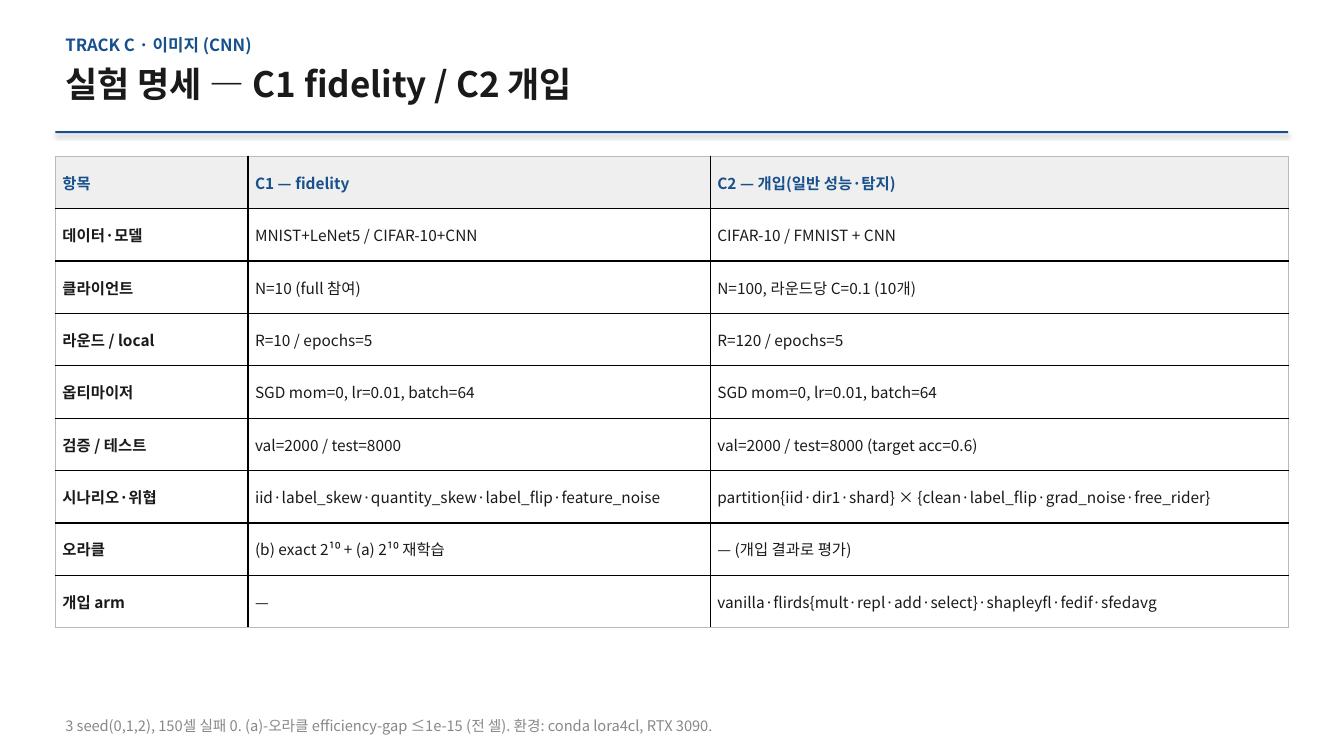
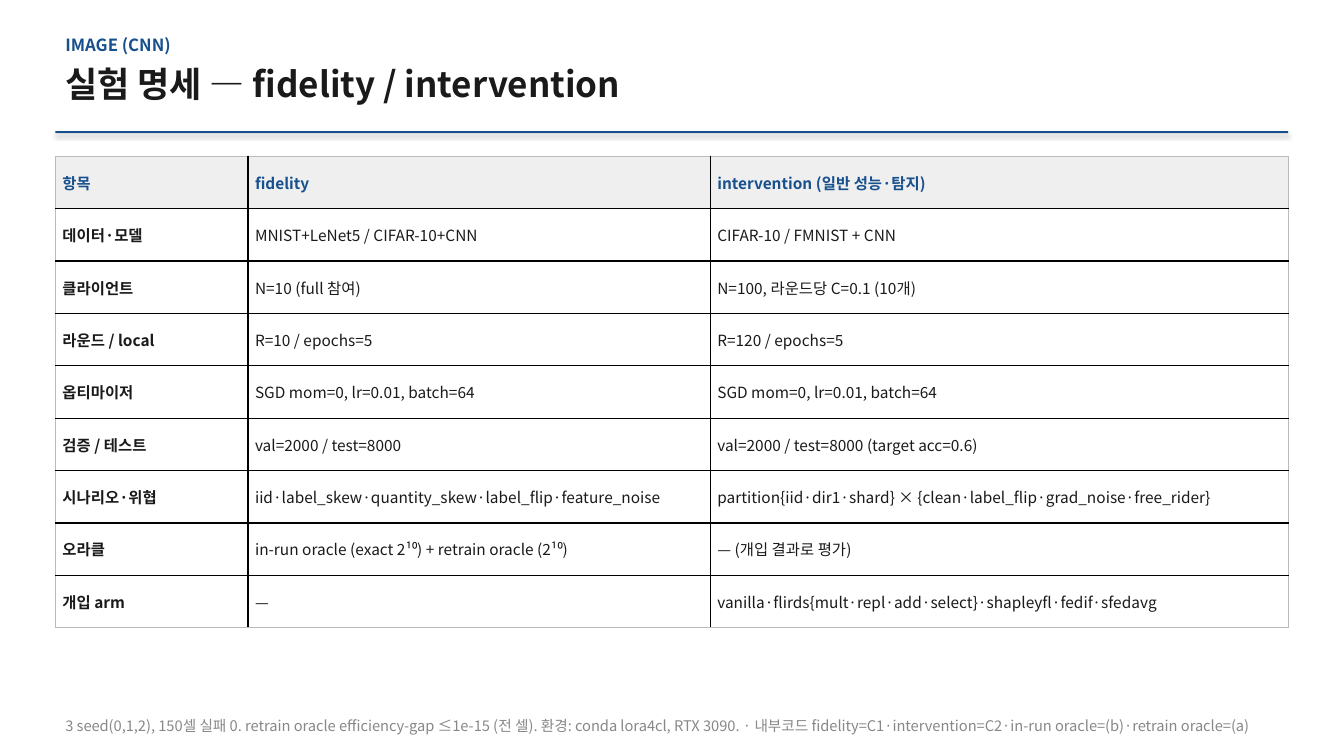
Before and after one commit to YongheeChoi/flirds, a slide deck: slide 5 of research-wiki/presentations/2026-06-results-report/flirds-results-2026-06.pptx. Drawn at 1344x756 pixels with LibreOffice and Linux fonts; fonts in the diff are those of the drawing. Boxes give left, top, right and bottom in pixels: in the first picture for what was removed or moved away, otherwise in the second. Text is boxed around its words. In the diff, an @@ line names an element or a change of style, - is before the commit and + after.

```diff
--- a/research-wiki/presentations/2026-06-results-report/flirds-results-2026-06.pptx
+++ b/research-wiki/presentations/2026-06-results-report/flirds-results-2026-06.pptx
@@ text at [65,37,171,55]: text changed @@
-TRACK C · 이미지 (CNN)
+IMAGE (CNN)
@@ text at [65,67,620,105]: text changed @@
-실험 명세 — C1 fidelity / C2 개입
+실험 명세 — fidelity / intervention
@@ table at [55,156,1289,628] @@
-row 1, column 2: C1 — fidelity
+row 1, column 2: fidelity
-row 1, column 3: C2 — 개입(일반 성능·탐지)
+row 1, column 3: intervention (일반 성능·탐지)
-row 8, column 2: (b) exact 2¹⁰ + (a) 2¹⁰ 재학습
+row 8, column 2: in-run oracle (exact 2¹⁰) + retrain oracle (2¹⁰)
@@ text at [65,719,1249,735]: text changed @@
-3 seed(0,1,2), 150셀 실패 0. (a)-오라클 efficiency-gap ≤1e-15 (전 셀). 환경: conda lora4cl, RTX 3090.
+3 seed(0,1,2), 150셀 실패 0. retrain oracle efficiency-gap ≤1e-15 (전 셀). 환경: conda lora4cl, RTX 3090. · 내부코드 fidelity=C1·intervention=C2·in-run oracle=(b)·retrain oracle=(a)
```
Also in this commit, not shown: 15 other slides changed, 18 other files.
